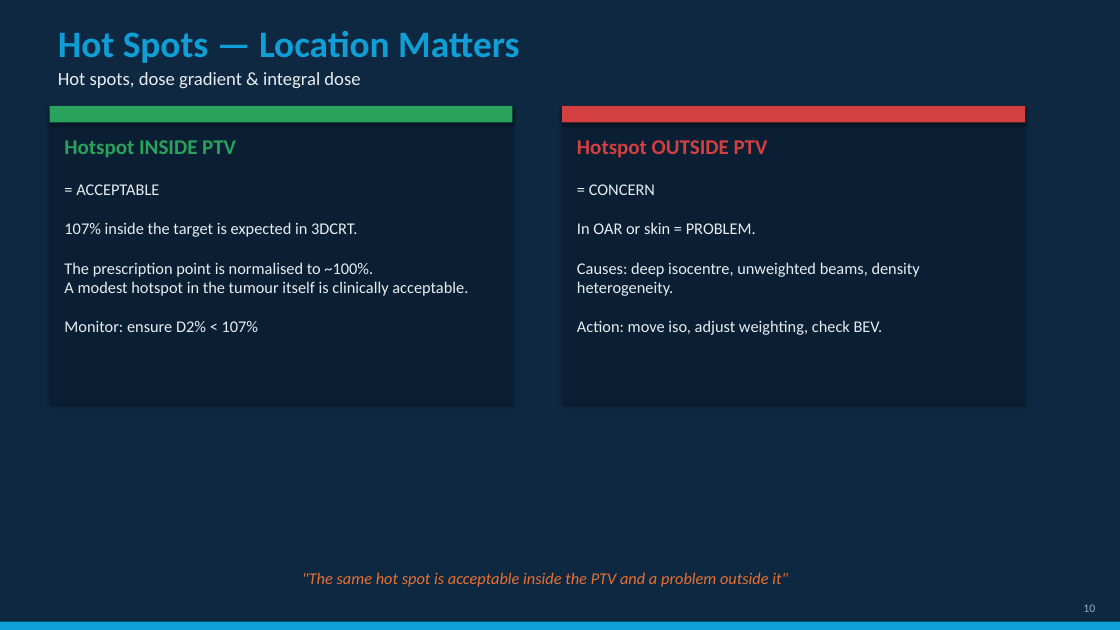
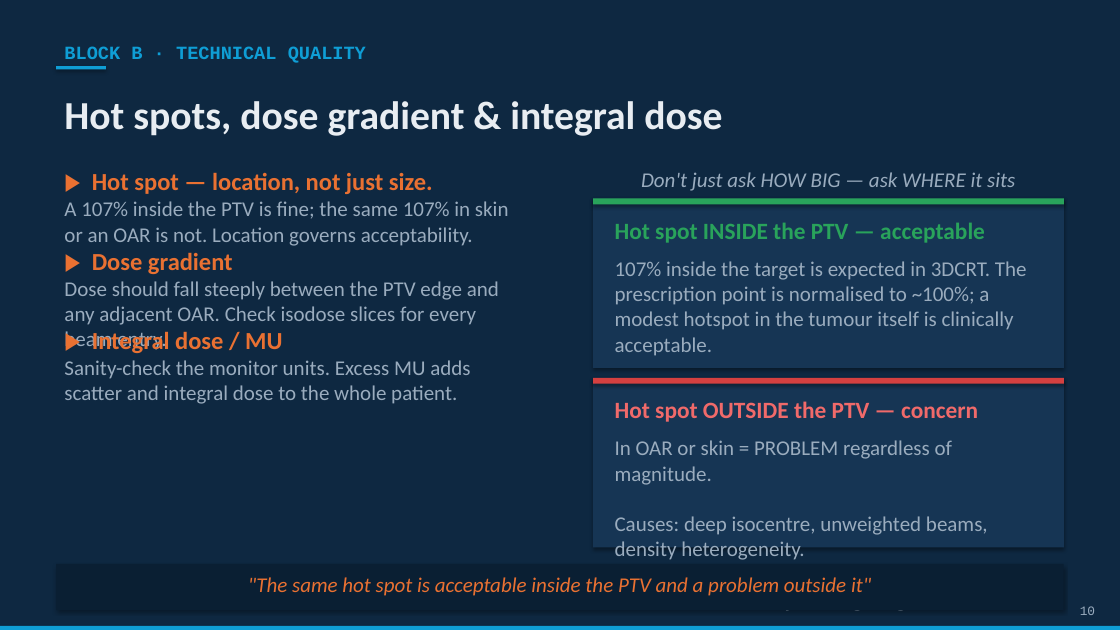
Before and after one commit to Tamerone/3DCRT-Evaluation-Workshop, a slide deck: slide 10 of 3DCRT_Workshop_Deck_v2.pptx. Drawn at 1120x630 pixels with LibreOffice and Linux fonts; fonts in the diff are those of the drawing. Boxes give left, top, right and bottom in pixels: in the first picture for what was removed or moved away, otherwise in the second. Text is boxed around its words. In the diff, an @@ line names an element or a change of style, - is before the commit and + after.

```diff
--- a/3DCRT_Workshop_Deck_v2.pptx
+++ b/3DCRT_Workshop_Deck_v2.pptx
@@ text at (64,46,366,63): text changed; size 32 to 16 pt; font Calibri to Courier New @@
-Hot Spots — Location Matters
+BLOCK B · TECHNICAL QUALITY
@@ text "Hot spots, dose gradient & ...": place and size @@
-text "Hot spots, dose gradient & ..." at (58,72,360,88)
+text "Hot spots, dose gradient & ..." at (64,101,722,136)
@@ text "Hot spots, dose gradient & ..." at (64,101,722,136): size 16 to 34 pt, bold on @@
@@ rectangle added at (56,66,106,70), fill #0F9ED5 @@
@@ rectangle removed at (50,106,513,403) @@
@@ text removed at (577,140,768,158) @@
-Hotspot OUTSIDE PTV
@@ text added at (92,172,433,194), 21 pt, text #E97132, bold @@
+▶ Hot spot — location, not just size.
@@ text added at (641,172,1015,191), 18 pt, text #9AACBE, italic @@
+Don't just ask HOW BIG — ask WHERE it sits
@@ text at (64,201,509,246): text changed; text colour #29A35B to #9AACBE; bold off @@
-Hotspot INSIDE PTV
+A 107% inside the PTV is fine; the same 107% in skin or an OAR is not. Location governs acceptability.
@@ rectangle: place and size @@
-rectangle at (562,106,1025,403)
+rectangle at (593,198,1064,368)
@@ rectangle at (593,198,1064,368): fill #0A1F33 to #163554 @@
@@ rectangle: place and size @@
-rectangle at (50,106,513,123)
+rectangle at (593,198,1064,204)
@@ text added at (615,222,985,243), 20 pt, text #29A35B, bold @@
+Hot spot INSIDE the PTV — acceptable
@@ text added at (92,252,233,274), 21 pt, text #E97132, bold @@
+▶ Dose gradient
@@ text at (615,261,1027,408): text changed; size 14 to 18 pt; text colour #E8EDF2 to #9AACBE @@
-= ACCEPTABLE
-107% inside the target is expected in 3DCRT.
-The prescription point is normalised to ~100%.
-A modest hotspot in the tumour itself is clinically acceptable.
-Monitor: ensure D2% < 107%
+107% inside the target is expected in 3DCRT. The prescription point is normalised to ~100%; a modest hotspot in the tumour itself is clinically acceptable.
+Monitor: ensure D2% < 107%
@@ text added at (64,281,499,353), 18 pt, text #9AACBE @@
+Dose should fall steeply between the PTV edge and any adjacent OAR. Check isodose slices for every beam entry.
@@ text added at (175,331,282,349), 21 pt, text #E97132, bold @@
+▶ Integral dose / MU
@@ text added at (64,360,470,404), 18 pt, text #9AACBE @@
+Sanity-check the monitor units. Excess MU adds scatter and integral dose to the whole patient.
@@ rectangle: place and size @@
-rectangle at (562,106,1025,123)
+rectangle at (593,378,1064,384)
@@ rectangle added at (593,378,1064,548), fill #163554 @@
@@ text added at (615,401,978,422), 20 pt, text #F06A6A, bold @@
+Hot spot OUTSIDE the PTV — concern
@@ text at (615,440,988,611): text changed; size 14 to 18 pt; text colour #E8EDF2 to #9AACBE @@
-= CONCERN
-In OAR or skin = PROBLEM.
-Causes: deep isocentre, unweighted beams, density heterogeneity.
-Action: move iso, adjust weighting, check BEV.
+In OAR or skin = PROBLEM regardless of magnitude.
+Causes: deep isocentre, unweighted beams, density heterogeneity.
+Action: move iso, adjust weighting, check BEV.
@@ rectangle added at (56,564,1065,610), fill #0A1F33 @@
@@ text ""The same hot spot is ...": place and size @@
-text ""The same hot spot is ..." at (302,572,788,587)
+text ""The same hot spot is ..." at (248,577,871,596)
@@ text ""The same hot spot is ..." at (248,577,871,596): size 14 to 18 pt @@
@@ text "10" at (1080,606,1095,615): size 10 to 11 pt, font Calibri to Courier New @@
@@ rectangle: place and size @@
-rectangle at (0,622,1120,630)
+rectangle at (0,626,1120,630)
```
Also in this commit, not shown: 32 other slides changed, 6 slides added, 6 slides removed, 1 other file.
